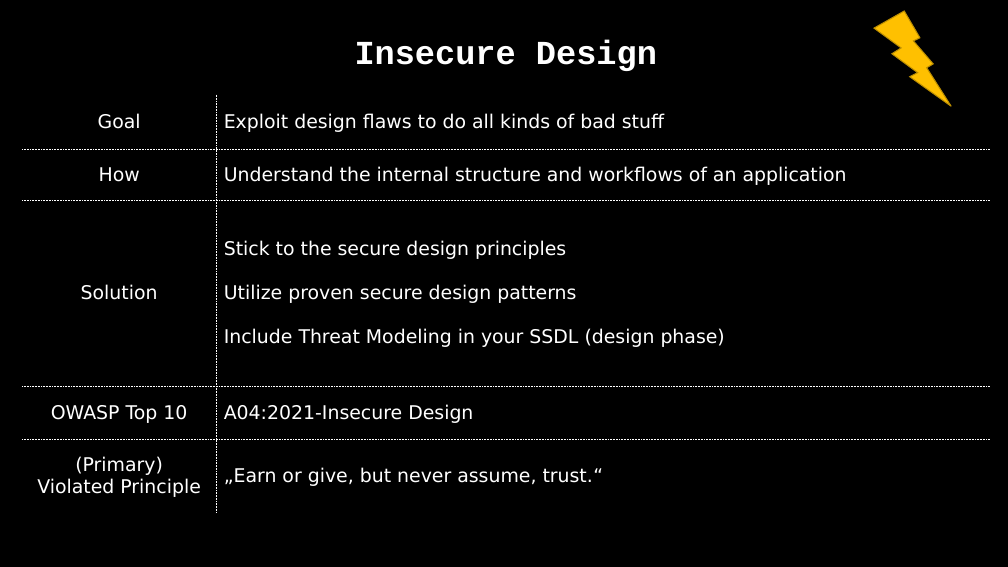
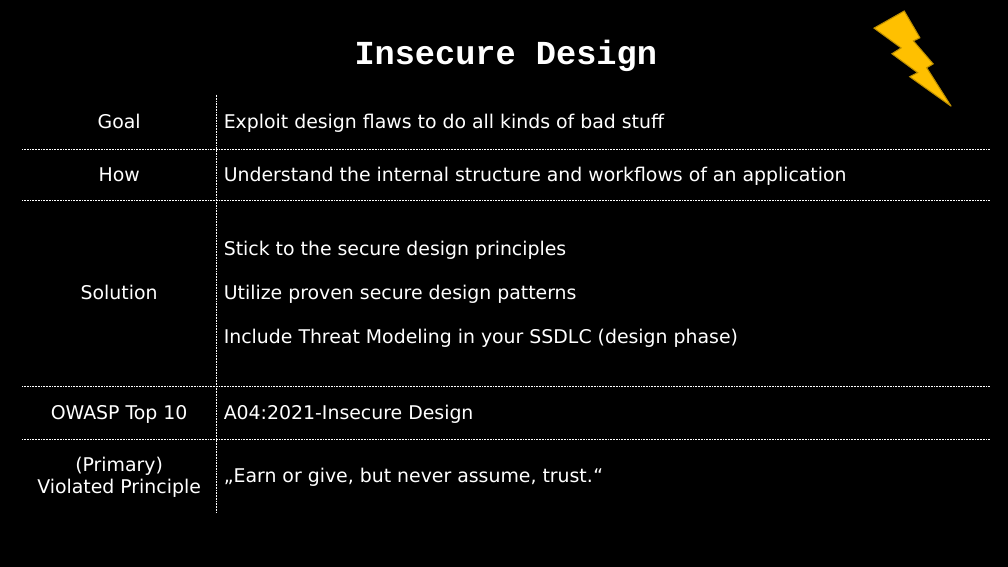
Before and after one commit to dschwarz91/websec-lecture, a slide deck: slide 38 of slides/8_General_Topics.pptx. Drawn at 1008x567 pixels with LibreOffice and Linux fonts; fonts in the diff are those of the drawing. Boxes give left, top, right and bottom in pixels: in the first picture for what was removed or moved away, otherwise in the second. Text is boxed around its words. In the diff, an @@ line names an element or a change of style, - is before the commit and + after.

```diff
--- a/slides/8_General_Topics.pptx
+++ b/slides/8_General_Topics.pptx
@@ table at box(22, 30, 990, 513) @@
-row 4, column 2: Stick to the secure design principles / Utilize proven secure design patterns / Include Threat Modeling in your SSDL (design phase)
+row 4, column 2: Stick to the secure design principles / Utilize proven secure design patterns / Include Threat Modeling in your SSDLC (design phase)
```
Also in this commit, not shown: 4 other slides changed, 3 other files.
